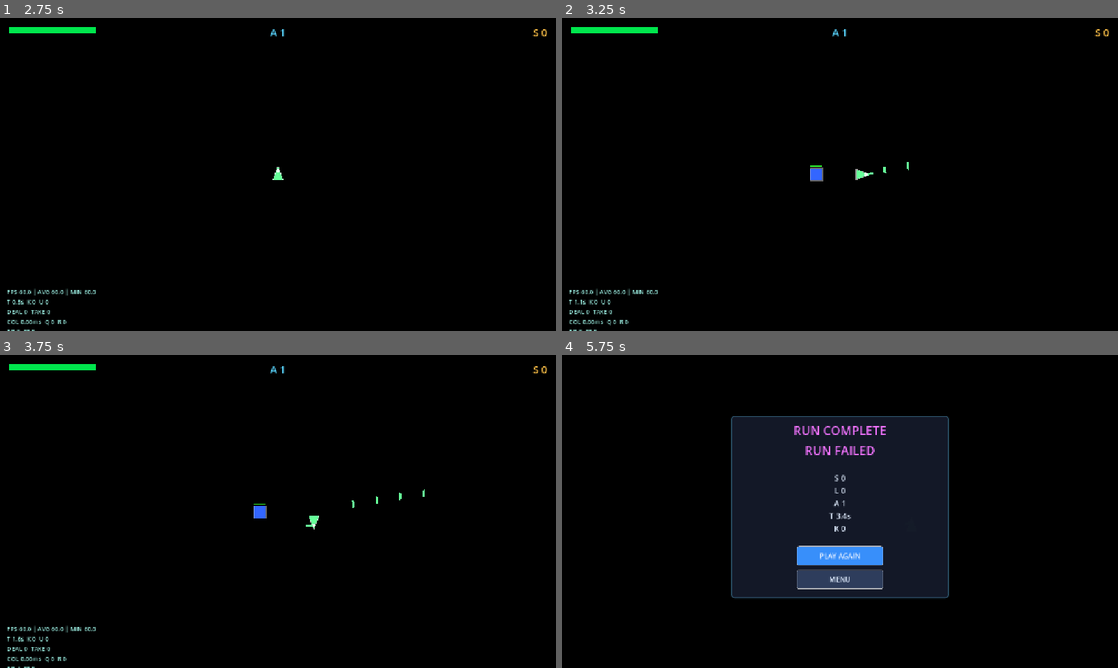
Above: before the commit, frames 1-4 (two rows, left to right).
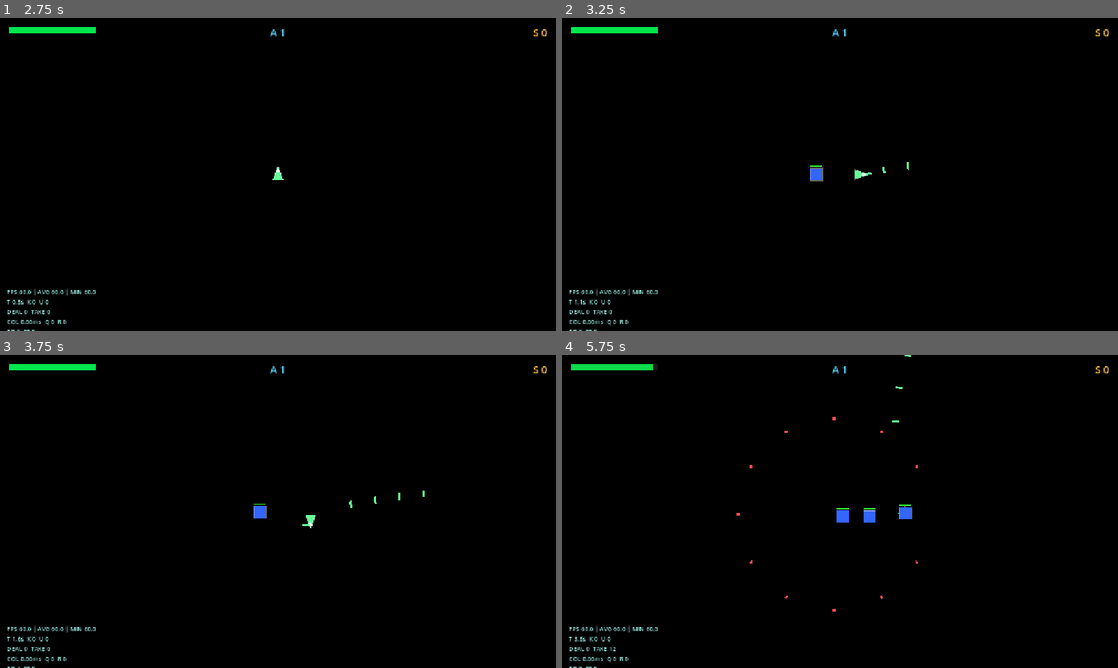
Above: after the commit, the same moments.

Repository: woodmurderedhat/bullet-hell
Game: Godot game, scene res://scenes/Main.tscn
The game is run twice, just before and just after one commit, with the same random seed, the same clock (stepped at 60 frames per second) and the same inputs.
Inputs (mouse positions are in pixels of both pictures, inside the frame that each line leads up to):
- Up to frame 1 (2.75 s): click "TOGGLE ENDLESS" at 0.5 s; click "TOGGLE ENDLESS" at 1.25 s; click "▶ PLAY" at 2 s
- Up to frame 2 (3.25 s): tap Enter at 2.75 s; move the mouse to (962, 158) at 2.77 s; hold D (move_right) from 2.78 s (still down); hold Space (fire) from 2.78 s (still down)
- Up to frame 3 (3.75 s): move the mouse to (166, 527) at 3.52 s; release D (move_right) at 3.53 s; release Space (fire) at 3.53 s; hold S (move_down) from 3.53 s (still down); click (166, 527) at 3.6 s
- Up to frame 4 (5.75 s): move the mouse to (895, 442) at 4.27 s; release S (move_down) at 4.28 s; hold D (move_right) 4.28-5.03 s; hold Space (fire) 4.28-5.03 s; move the mouse to (812, 574) at 5.02 s; hold W (move_up) from 5.03 s (still down); click (812, 574) at 5.1 s

Frame 1 is identical in both runs. In frame 2, less than 0.1% of the frame differs, in the area x 52-59%, y 47-52%; in frame 3, 0.1%; in frame 4, 24%, in the area x 1-99%, y 0-100%.

Commit message:
feat: Update player stats for improved health and damage; adjust game configuration for better performance

Diff:
--- a/polychrome-void/polychrome-void/player/Player.gd
+++ b/polychrome-void/polychrome-void/player/Player.gd
@@ -7,12 +7,12 @@
 ## Inner class for BASE player stats — values here are never modified by upgrades.
 ## Effective values are computed via ModifierComponent.get_stat(base, key).
 class PlayerStats:
-	var max_hp: float        = 10.0
-	var current_hp: float    = 10.0
+	var max_hp: float        = 20.0
+	var current_hp: float    = 20.0
 	## Base values — used as input to ModifierComponent.get_stat().
-	var speed: float         = 110.0
+	var speed: float         = 100.0
 	var fire_rate: float     = 5.0    ## Bullets per second.
-	var bullet_damage: float = 5.0
+	var bullet_damage: float = 10.0
 	var bullet_speed: float  = 360.0
 
 ## Triangle visual half-size.
Not shown, changed: web/index.apple-touch-icon.png
Not shown, changed: web/index.html
Not shown, changed: web/index.icon.png
Not shown, changed: web/index.pck
Not shown, changed: web/index.png
